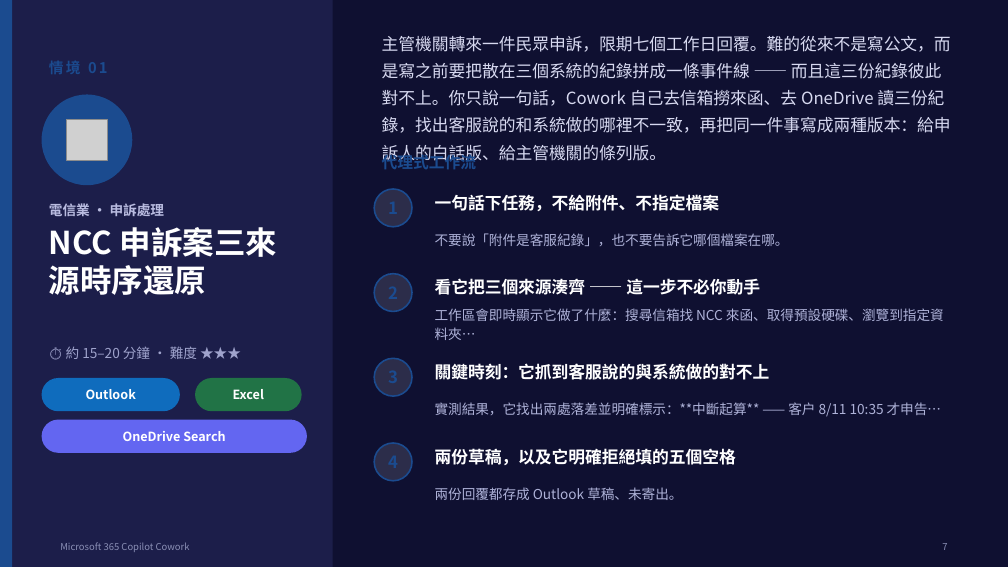
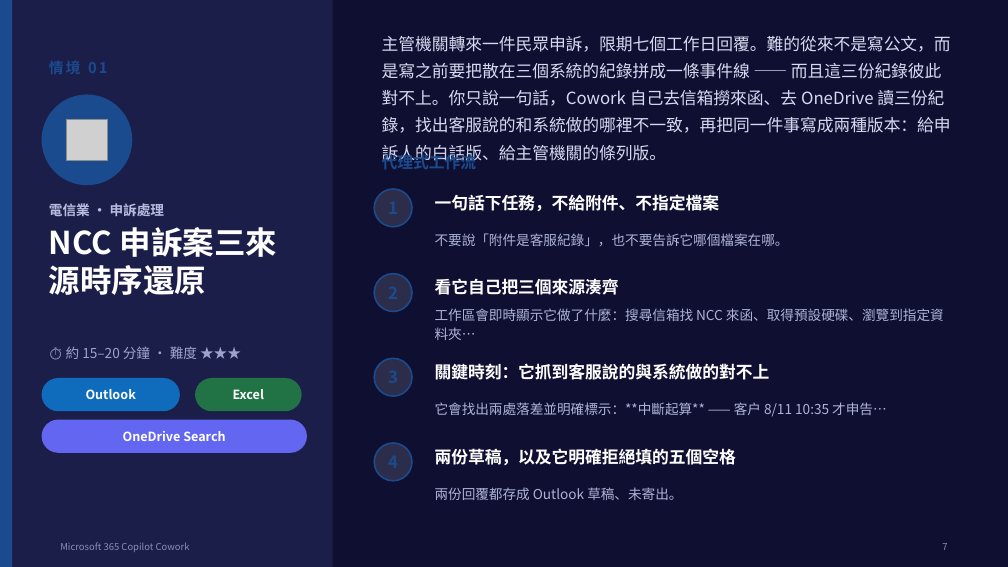
Before and after one commit to AndyHung11/Copilot-in-1mins, a slide deck: slide 8 of CoworkPlaybook/Cowork_教育訓練簡報_電信業版.pptx. Drawn at 1008x567 pixels with LibreOffice and Linux fonts; fonts in the diff are those of the drawing; grey boxes stand for pictures. Boxes give left, top, right and bottom in pixels: in the first picture for what was removed or moved away, otherwise in the second. Text is boxed around its words. In the diff, an @@ line names an element or a change of style, - is before the commit and + after.

```diff
--- a/CoworkPlaybook/Cowork_教育訓練簡報_電信業版.pptx
+++ b/CoworkPlaybook/Cowork_教育訓練簡報_電信業版.pptx
@@ text at <box>435,278,619,295</box>: text changed @@
-看它把三個來源湊齊 —— 這一步不必你動手
+看它自己把三個來源湊齊
@@ text at <box>435,402,886,417</box>: text changed @@
-實測結果，它找出兩處落差並明確標示：**中斷起算** —— 客戶 8/11 10:35 才申告…
+它會找出兩處落差並明確標示：**中斷起算** —— 客戶 8/11 10:35 才申告…
```
Also in this commit, not shown: 4 other slides changed, 6 other files.
